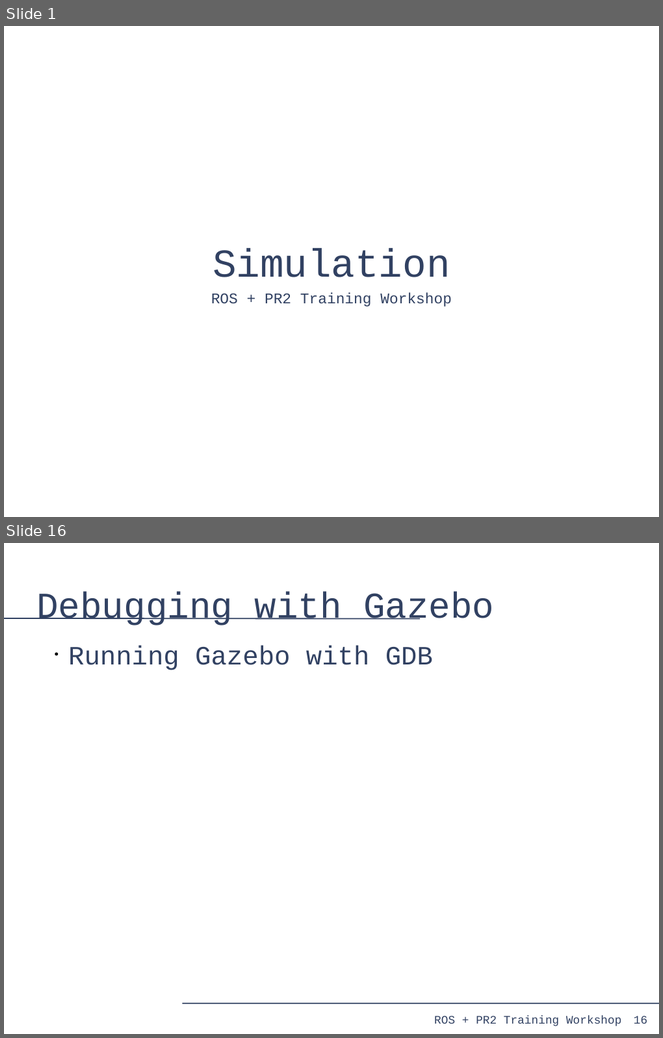
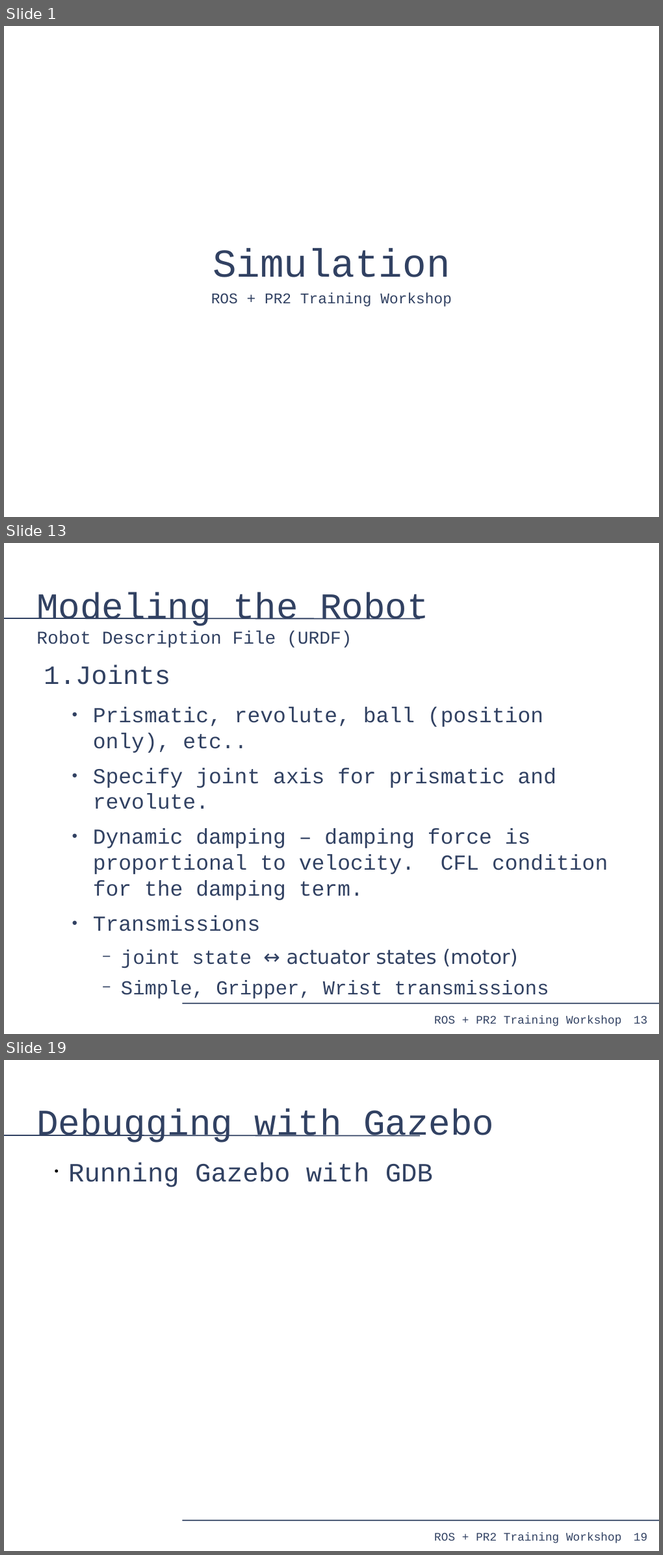
Before and after one commit to PR2/pr2_docs, a slide deck: pr2_training_workshop/simulation/simulation_training_workshop.odp. Shown one above the other, each under a label of ours: slides 1 and 16 before the commit, slides 1, 13 and 19 after it; the slides between them are not shown. The pictures are 663x1038 and 663x1555 pixels, drawn with LibreOffice and Linux fonts; fonts in the diff are those of the drawing. Boxes give left, top, right and bottom in pixels: in the first picture for what was removed or moved away, otherwise in the second. Text is boxed around its words. In the diff, an @@ line names an element or a change of style, - is before the commit and + after.

```diff
--- a/pr2_training_workshop/simulation/simulation_training_workshop.odp
+++ b/pr2_training_workshop/simulation/simulation_training_workshop.odp
@@ slide 13 added at (4, 543, 659, 1034), background #FFFFFF; not listed: 4 template elements that a slide beside it also shows @@
@@ title added at (36, 592, 429, 648), 22 pt, text #314162 @@
+Modeling the Robot
+Robot Description File (URDF)
@@ text added at (44, 665, 608, 999), 26 pt, text #314162 @@
+1. Joints
+  ● Prismatic, revolute, ball (position only), etc..
+  ● Specify joint axis for prismatic and revolute.
+  ● Dynamic damping – damping force is proportional to velocity. CFL condition for the damping term.
+  ● Transmissions
+    − joint state ↔ actuator states (motor)
+    − Simple, Gripper, Wrist transmissions
@@ what was slide 16 is now slide 19 @@
@@ page number at (634, 1533, 648, 1541): text changed @@
-16
+19
```
Also in this commit, not shown: 9 slides changed, 7 other slides added, 5 slides removed.
